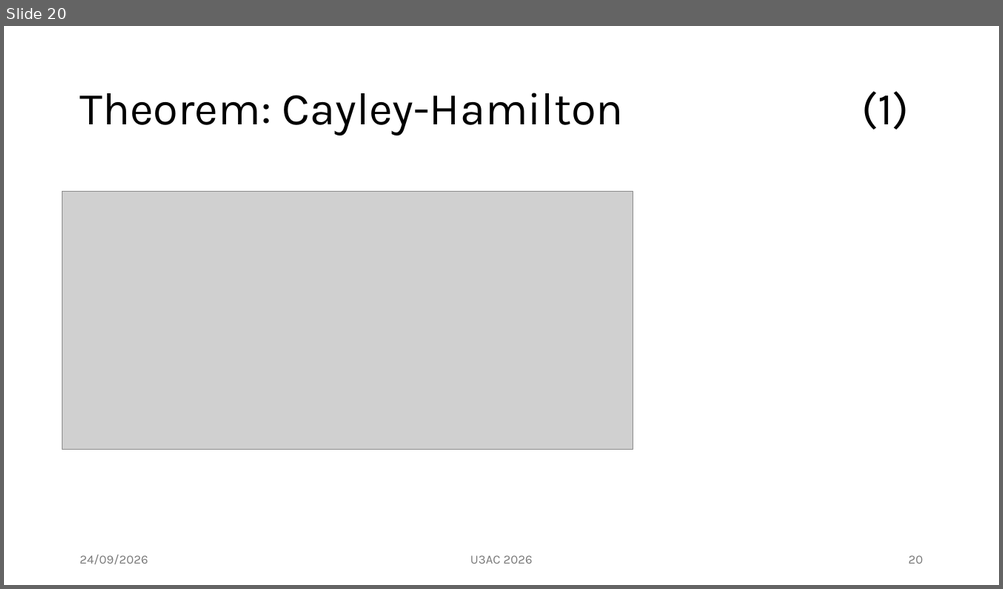
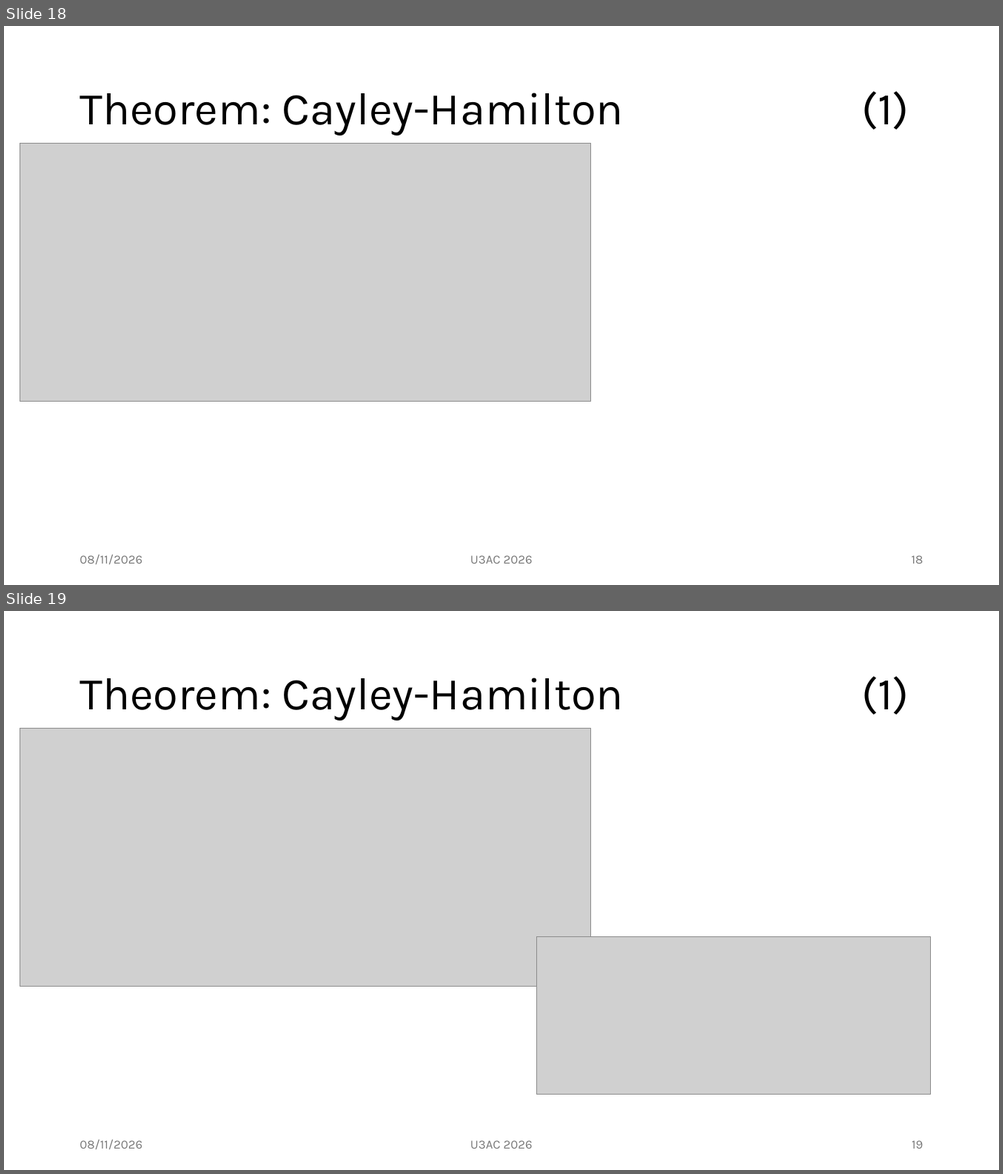
Before and after one commit to mm002a/U3AC, a slide deck: MTH04/U3AC.Lec2.pptx. Shown one above the other, each under a label of ours: slide 20 before the commit, slides 18 and 19 after it. The pictures are 1003x589 and 1003x1174 pixels, drawn with LibreOffice and Linux fonts; fonts in the diff are those of the drawing; grey boxes stand for pictures. Boxes give left, top, right and bottom in pixels: in the first picture for what was removed or moved away, otherwise in the second. Text is boxed around its words. In the diff, an @@ line names an element or a change of style, - is before the commit and + after.

```diff
--- a/MTH04/U3AC.Lec2.pptx
+++ b/MTH04/U3AC.Lec2.pptx
@@ slide 19 added at [4,611,999,1170], background #FFFFFF @@
@@ title added at [79,676,908,721], 44 pt, text #000000 @@
+Theorem: Cayley-Hamilton (1)
@@ picture added at [20,728,590,986] @@
@@ picture added at [537,937,930,1095] @@
@@ text added at [79,1140,142,1150], 12 pt, text #797979 @@
+08/11/2026
@@ text added at [470,1141,532,1149], 12 pt, text #797979 @@
+U3AC 2026
@@ page number added at [911,1141,922,1149], 12 pt, text #797979 @@
+19
@@ what was slide 20 is now slide 18 @@
@@ slide 18 changed as well @@
@@ picture: place and size @@
-picture at [62,192,633,450]
+picture at [20,143,590,401]
@@ text at [79,555,142,565]: text changed @@
-24/09/2026
+08/11/2026
@@ page number at [911,556,923,564]: text changed @@
-20
+18
```
Also in this commit, not shown: 31 other slides changed, 6 other slides added, 5 slides removed.
